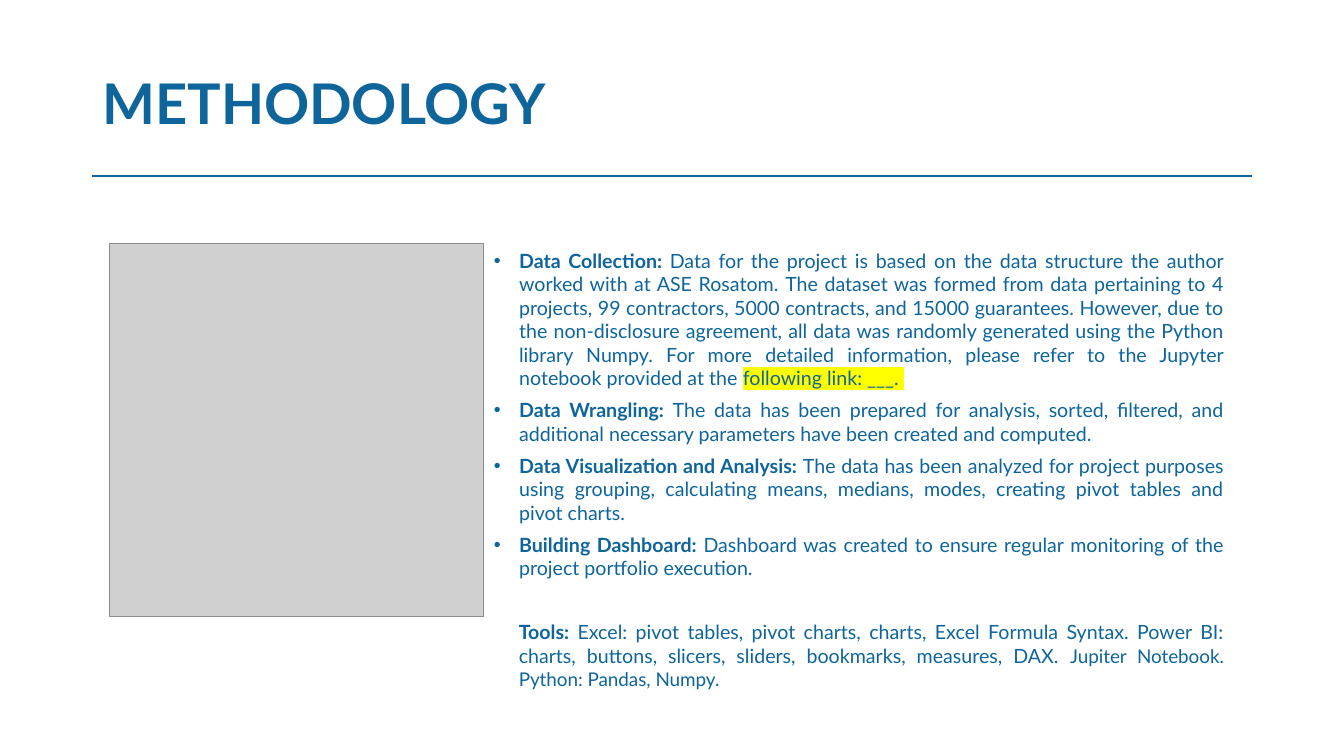
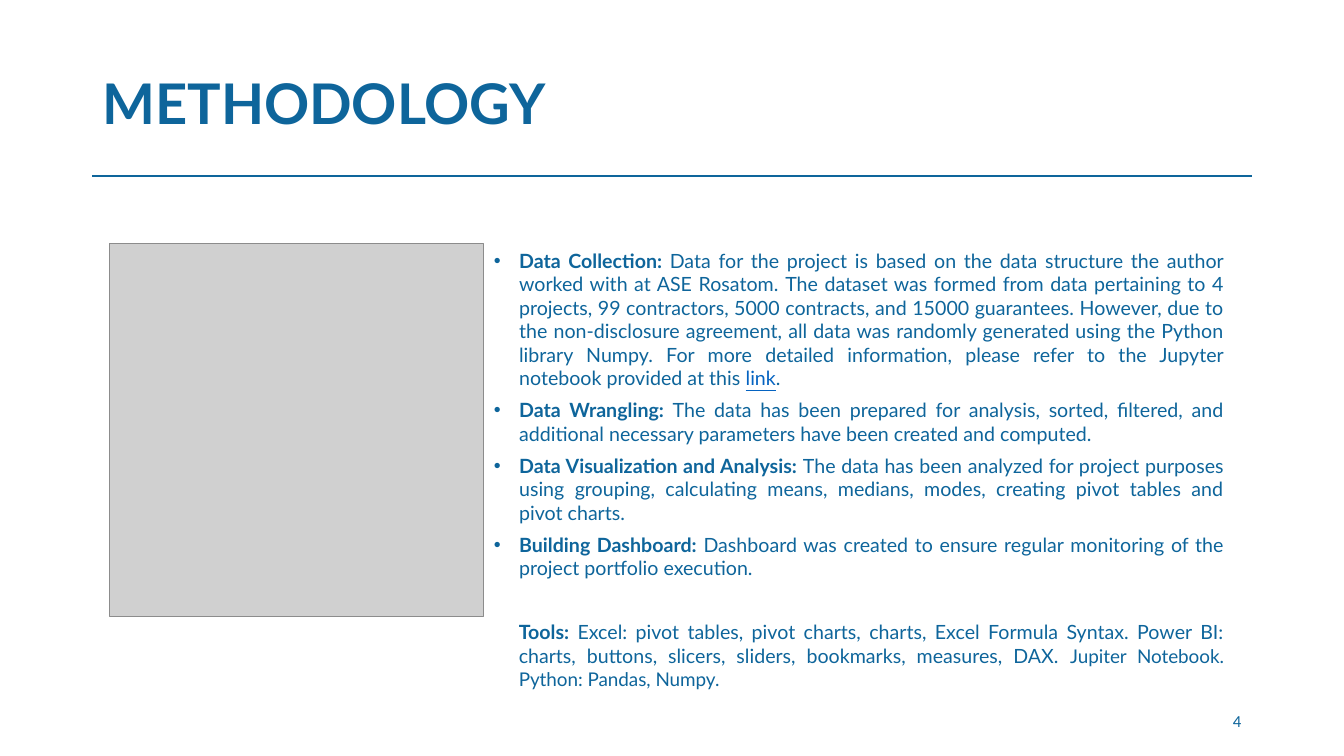
Before and after one commit to Evgenii-Sokolov/Projects_execution_study, a slide deck: slide 4 of PES_Report.pptx. Drawn at 1344x756 pixels with LibreOffice and Linux fonts; fonts in the diff are those of the drawing; grey boxes stand for pictures. Boxes give left, top, right and bottom in pixels: in the first picture for what was removed or moved away, otherwise in the second. Text is boxed around its words. In the diff, an @@ line names an element or a change of style, - is before the commit and + after.

```diff
--- a/PES_Report.pptx
+++ b/PES_Report.pptx
@@ text at (519,253,1224,391): text changed @@
-• Data Collection: Data for the project is based on the data structure the author worked with at ASE Rosatom. The dataset was formed from data pertaining to 4 projects, 99 contractors, 5000 contracts, and 15000 guarantees. However, due to the non-disclosure agreement, all data was randomly generated using the Python library Numpy. For more detailed information, please refer to the Jupyter notebook provided at the following link: ___.
+• Data Collection: Data for the project is based on the data structure the author worked with at ASE Rosatom. The dataset was formed from data pertaining to 4 projects, 99 contractors, 5000 contracts, and 15000 guarantees. However, due to the non-disclosure agreement, all data was randomly generated using the Python library Numpy. For more detailed information, please refer to the Jupyter notebook provided at this link.
@@ page number added at (1233,716,1241,727), 12 pt, text #0E659B @@
+4
```
Also in this commit, not shown: 9 other slides changed, 1 other file.
